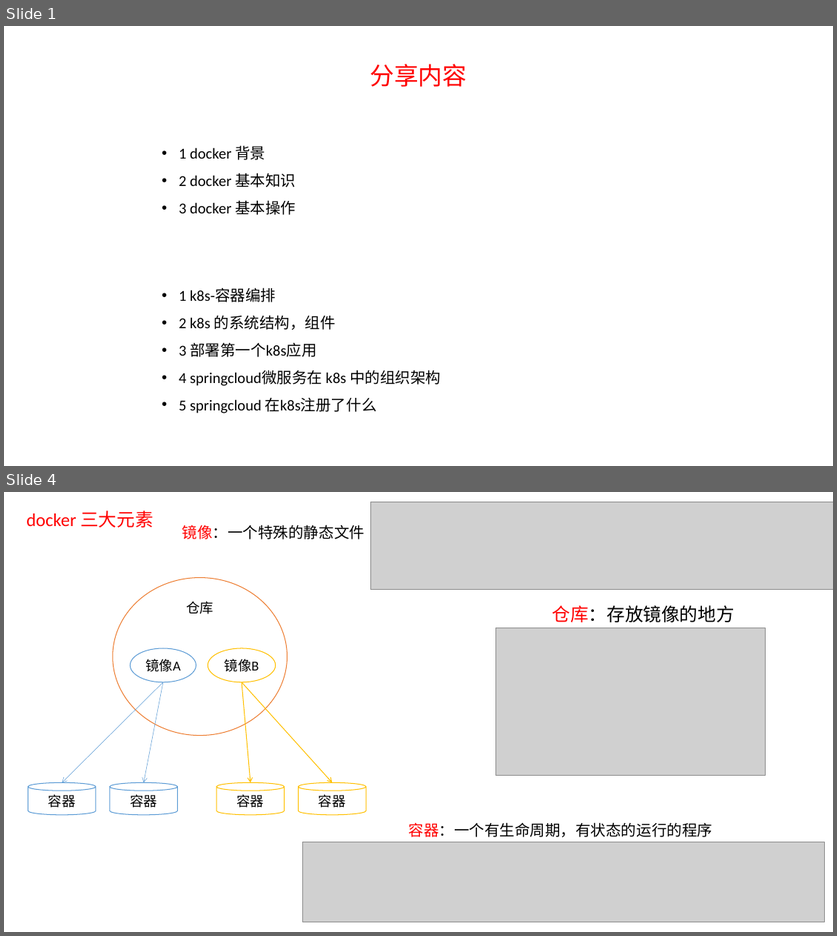
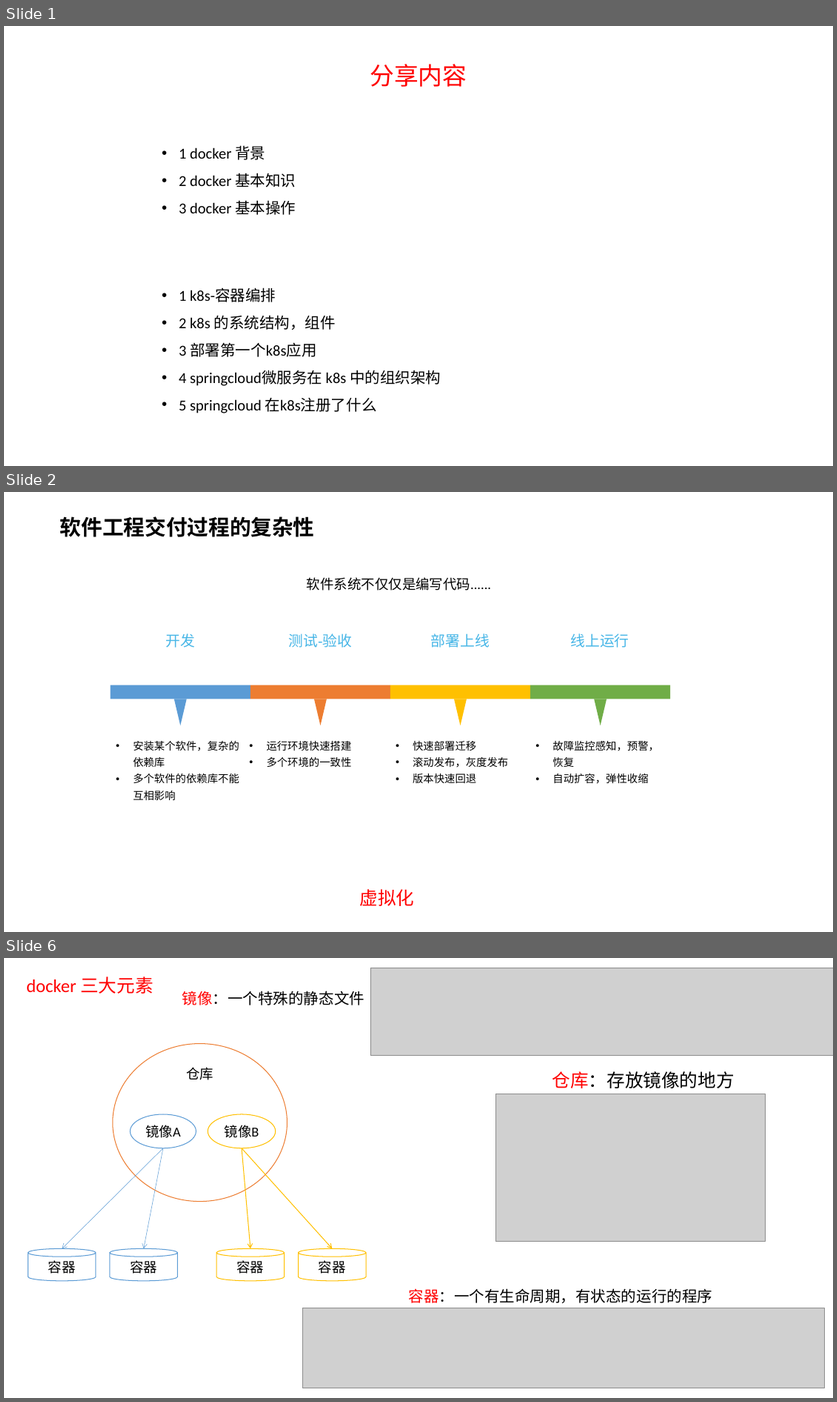
Before and after one commit to caesar-empereur/read-book, a slide deck: share/docker-k8s分享.pptx. Shown one above the other, each under a label of ours: slides 1 and 4 before the commit, slides 1, 2 and 6 after it; the slides between them are not shown. The pictures are 837x936 and 837x1402 pixels, drawn with LibreOffice and Linux fonts; fonts in the diff are those of the drawing; grey boxes stand for pictures. Boxes give left, top, right and bottom in pixels: in the first picture for what was removed or moved away, otherwise in the second. Text is boxed around its words. In the diff, an @@ line names an element or a change of style, - is before the commit and + after.

```diff
--- a/share/docker-k8s分享.pptx
+++ b/share/docker-k8s分享.pptx
@@ slide 2 added at (x1=4, y1=492, x2=833, y2=932), background #FFFFFF @@
@@ text added at (x1=60, y1=516, x2=315, y2=537), 28 pt, text #000000, bold @@
+软件工程交付过程的复杂性
@@ text added at (x1=307, y1=577, x2=491, y2=590), 18 pt, text #000000 @@
+软件系统不仅仅是编写代码......
@@ text added at (x1=166, y1=633, x2=196, y2=647), 19.3 pt, text #47B6E7 @@
+开发
@@ text added at (x1=289, y1=633, x2=353, y2=647), 19.3 pt, text #47B6E7 @@
+测试-验收
@@ text added at (x1=431, y1=633, x2=489, y2=647), 19.3 pt, text #47B6E7 @@
+部署上线
@@ text added at (x1=571, y1=633, x2=629, y2=647), 19.3 pt, text #47B6E7 @@
+线上运行
@@ rectangle added at (x1=111, y1=684, x2=250, y2=698), fill #5B9BD5 @@
@@ rectangle added at (x1=250, y1=684, x2=390, y2=698), fill #ED7D31 @@
@@ rectangle added at (x1=390, y1=684, x2=530, y2=698), fill #FFC000 @@
@@ rectangle added at (x1=530, y1=684, x2=670, y2=698), fill #70AD47 @@
@@ triangle added at (x1=174, y1=699, x2=187, y2=726), fill #5B9BD5 @@
@@ triangle added at (x1=314, y1=699, x2=327, y2=726), fill #ED7D31 @@
@@ triangle added at (x1=454, y1=699, x2=466, y2=726), fill #FFC000 @@
@@ triangle added at (x1=595, y1=699, x2=607, y2=726), fill #70AD47 @@
@@ text added at (x1=133, y1=741, x2=239, y2=800), 14 pt, text #000000 @@
+• 安装某个软件，复杂的依赖库
+• 多个软件的依赖库不能互相影响
@@ text added at (x1=267, y1=741, x2=352, y2=767), 14 pt, text #000000 @@
+• 运行环境快速搭建
+• 多个环境的一致性
@@ text added at (x1=412, y1=741, x2=508, y2=783), 14 pt, text #000000 @@
+• 快速部署迁移
+• 滚动发布，灰度发布
+• 版本快速回退
@@ text added at (x1=552, y1=741, x2=659, y2=784), 14 pt, text #000000 @@
+• 故障监控感知，预警，恢复
+• 自动扩容，弹性收缩
@@ text added at (x1=359, y1=889, x2=414, y2=906), 24 pt, text #FF0000 @@
+虚拟化
@@ what was slide 4 is now slide 6 @@
```
Also in this commit, not shown: 3 slides changed, 2 other slides added, 1 slide removed.
